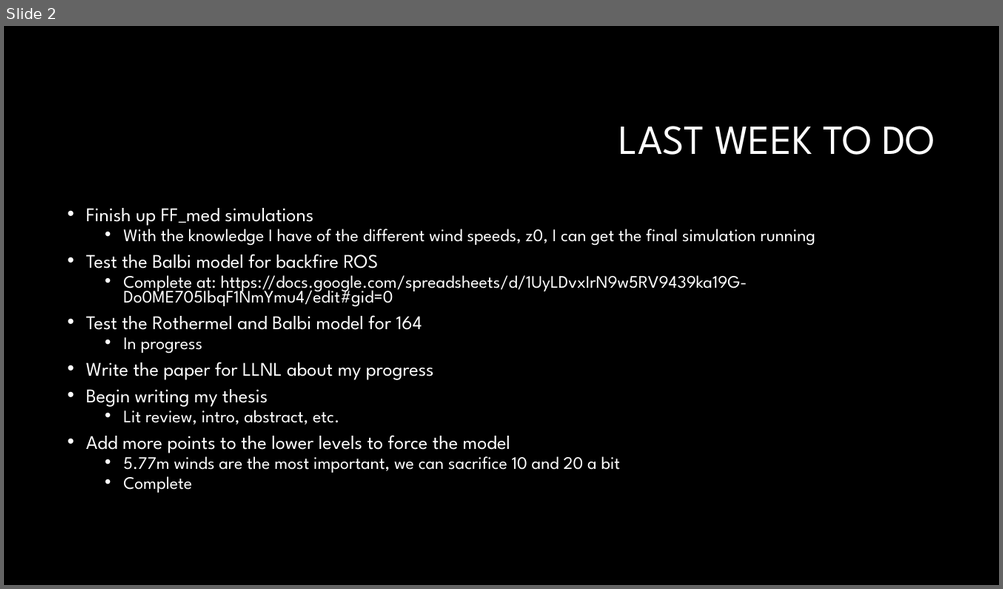
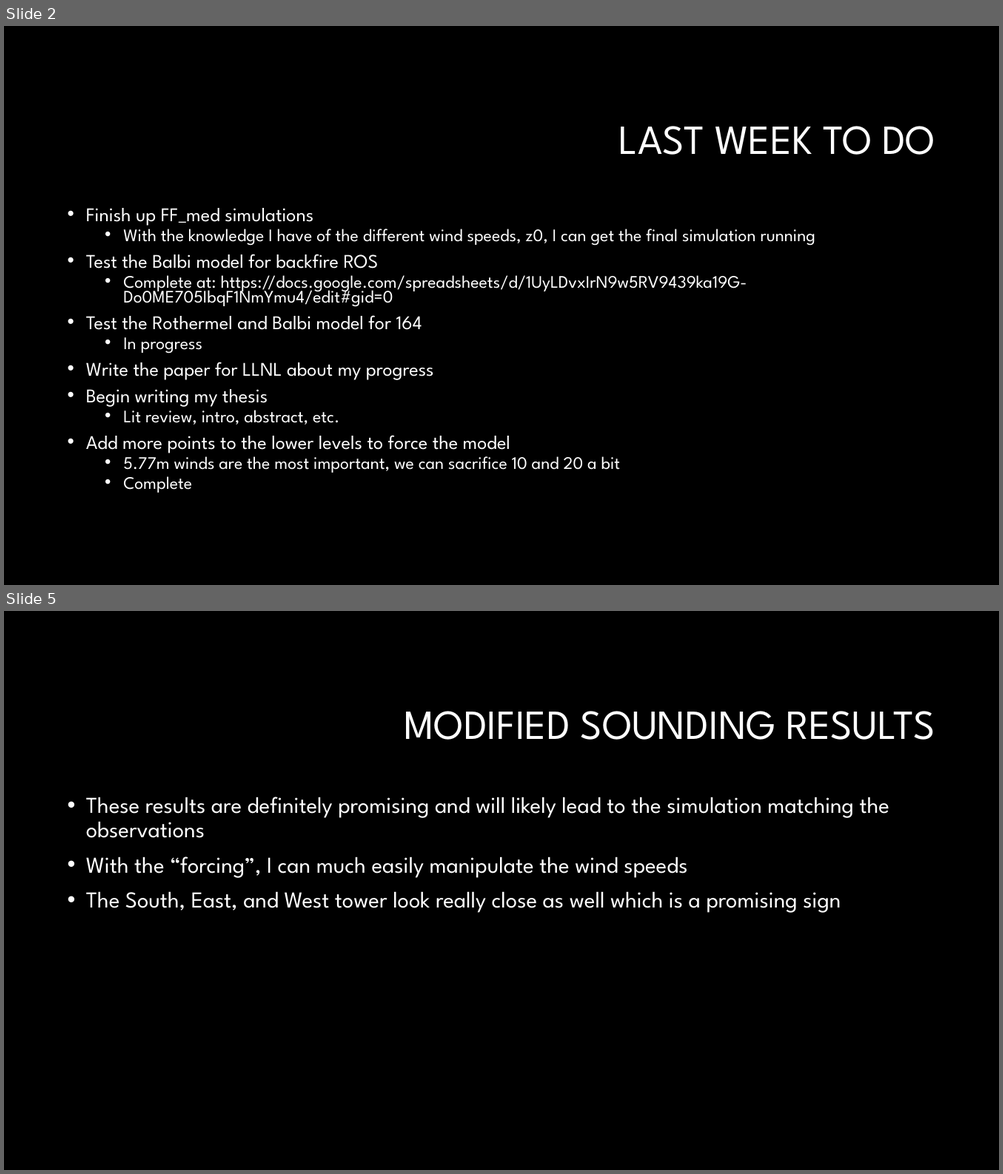
Before and after one commit to Jeremy-Benik/Meeting_Notes, a slide deck: weekly_meetings/10142022_Presentation.pptx. Shown one above the other, each under a label of ours: slide 2 before the commit, slides 2 and 5 after it; the slides between them are not shown. The pictures are 1003x589 and 1003x1174 pixels, drawn with LibreOffice and Linux fonts; fonts in the diff are those of the drawing; background and template pictures are left out. Boxes give left, top, right and bottom in pixels: in the first picture for what was removed or moved away, otherwise in the second. Text is boxed around its words. In the diff, an @@ line names an element or a change of style, - is before the commit and + after.

```diff
--- a/weekly_meetings/10142022_Presentation.pptx
+++ b/weekly_meetings/10142022_Presentation.pptx
@@ slide 5 added at bbox=[4, 611, 999, 1170], background #000000 @@
@@ title added at bbox=[404, 711, 936, 740], 40 pt, text #FFFFFF @@
+MODIFIED SOUNDING RESULTS
@@ text added at bbox=[86, 797, 889, 913], 22 pt, text #FFFFFF @@
+• These results are definitely promising and will likely lead to the simulation matching the observations
+• With the “forcing”, I can much easily manipulate the wind speeds
+• The South, East, and West tower look really close as well which is a promising sign
```
Also in this commit, not shown: 8 other slides added.
